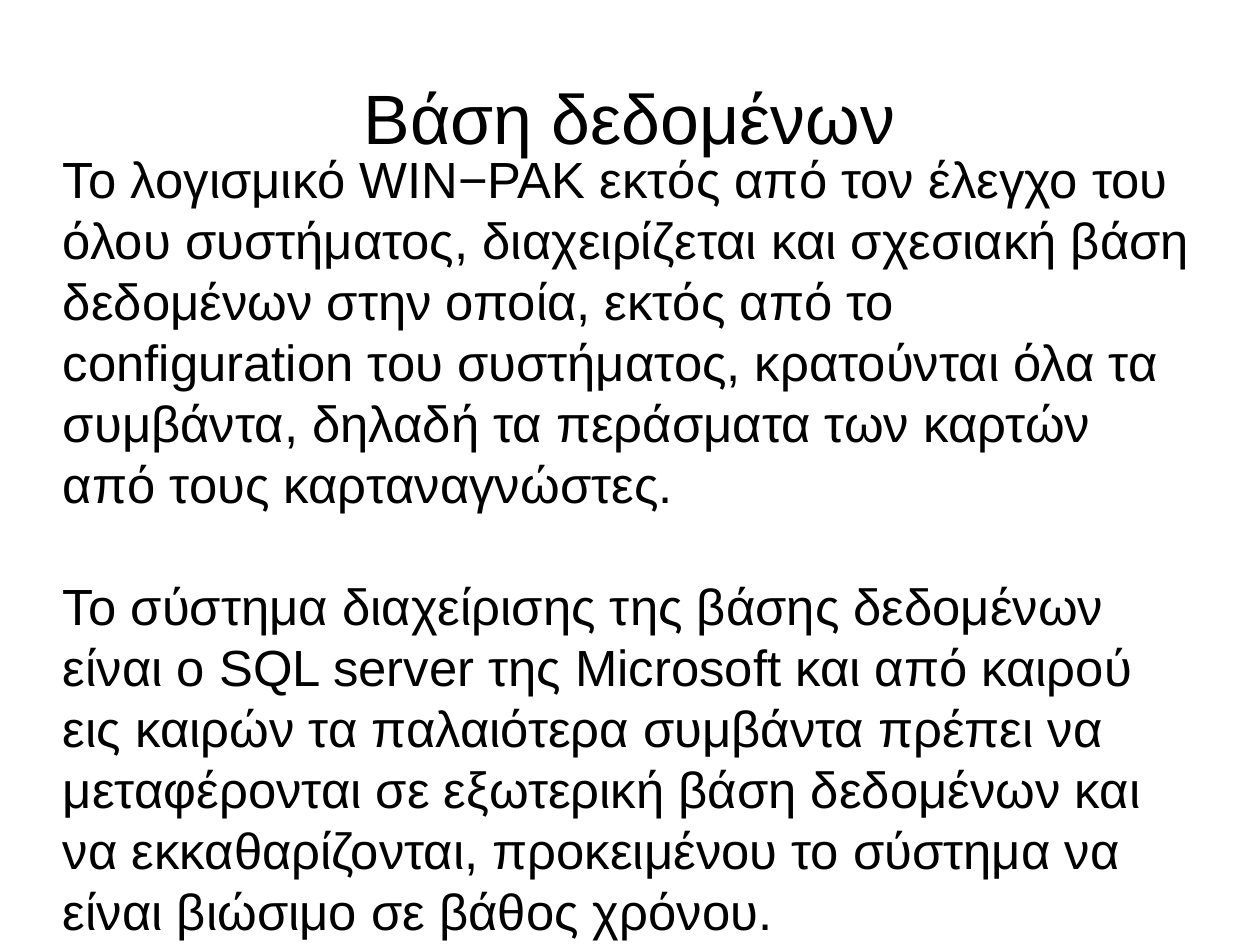
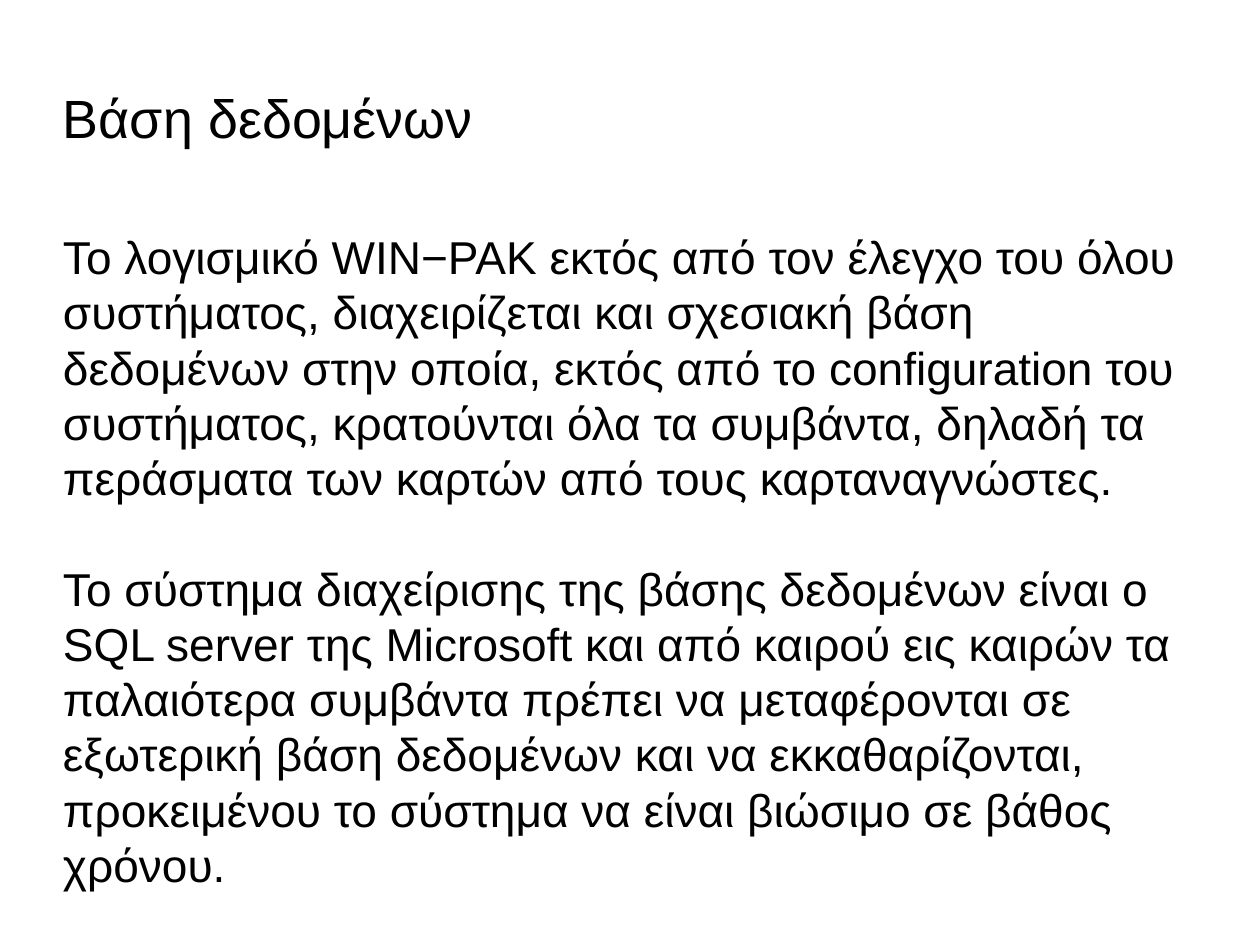
Before and after one commit to panos1962/letrak, a slide deck: slide 6 of misc/isagogi.odp. Drawn at 1260x945 pixels with LibreOffice and Linux fonts; fonts in the diff are those of the drawing; background and template pictures are left out. Boxes give left, top, right and bottom in pixels: in the first picture for what was removed or moved away, otherwise in the second. Text is boxed around its words. In the diff, an @@ line names an element or a change of style, - is before the commit and + after.

```diff
--- a/misc/isagogi.odp
+++ b/misc/isagogi.odp
@@ title "Βάση δεδομένων": place and size @@
-title "Βάση δεδομένων" at [364,91,895,157]
+title "Βάση δεδομένων" at [63,97,473,148]
@@ title "Βάση δεδομένων" at [63,97,473,148]: size 44 to 33.9 pt; alignment centre to left @@
@@ subtitle "Το λογισμικό WIN−PAK εκτός από ...": place and size @@
-subtitle "Το λογισμικό WIN−PAK εκτός από ..." at [63,158,1189,940]
+subtitle "Το λογισμικό WIN−PAK εκτός από ..." at [63,239,1175,891]
@@ subtitle "Το λογισμικό WIN−PAK εκτός από ..." at [63,239,1175,891]: size 32 to 29 pt @@
```
Also in this commit, not shown: 7 other slides changed, 1 slide added.
